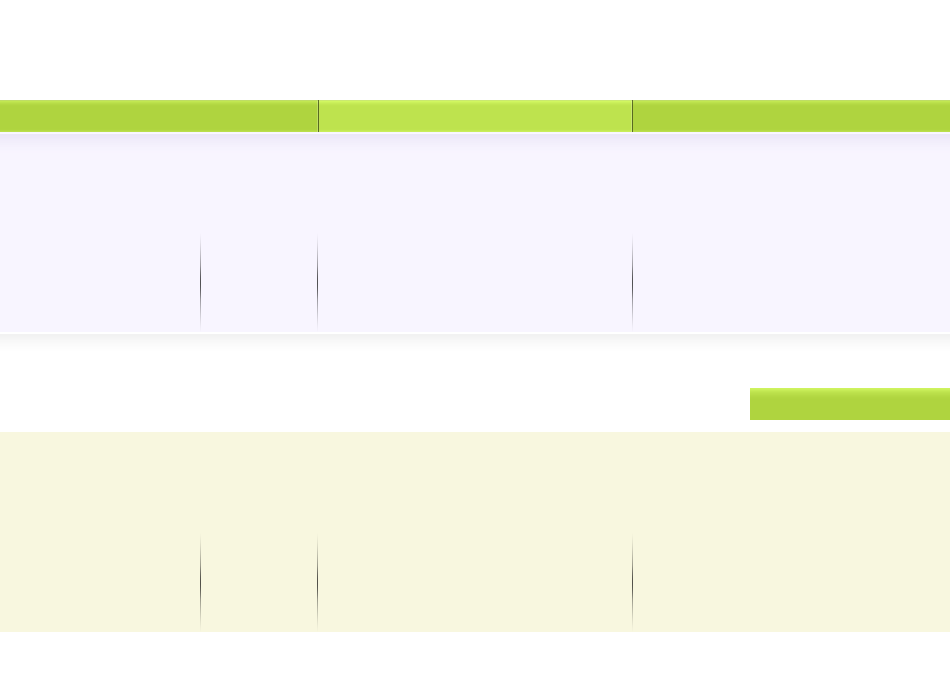
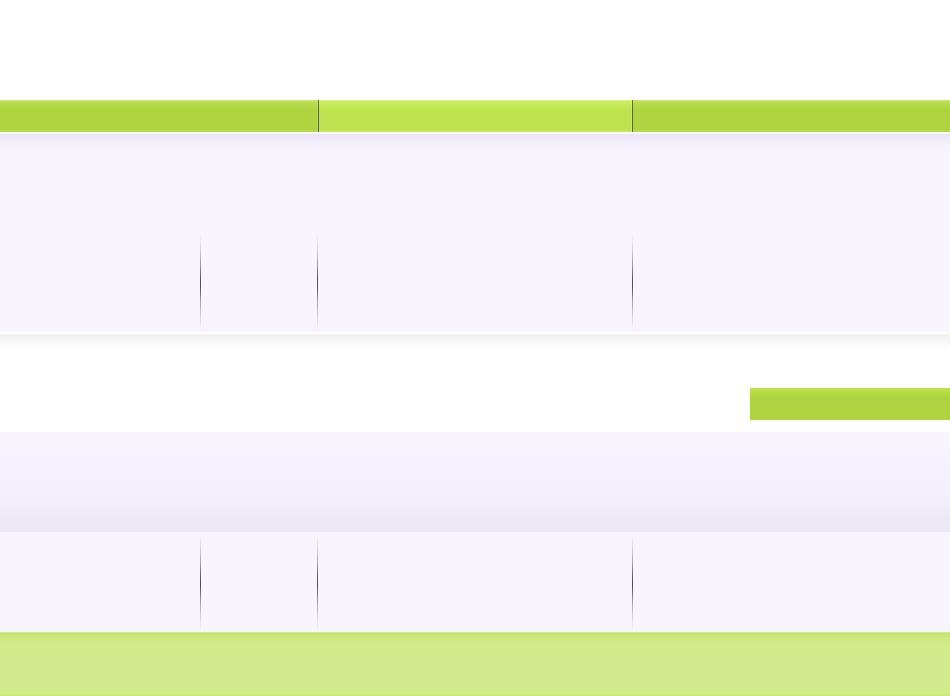
Layered file, before and after one edit (950 x 696). Changes by layer:
painted on "footer widgets" over [0, 432, 950, 532]
painted on "footer boxes" over [0, 532, 950, 632]
painted on "footer" over [0, 632, 950, 696]
